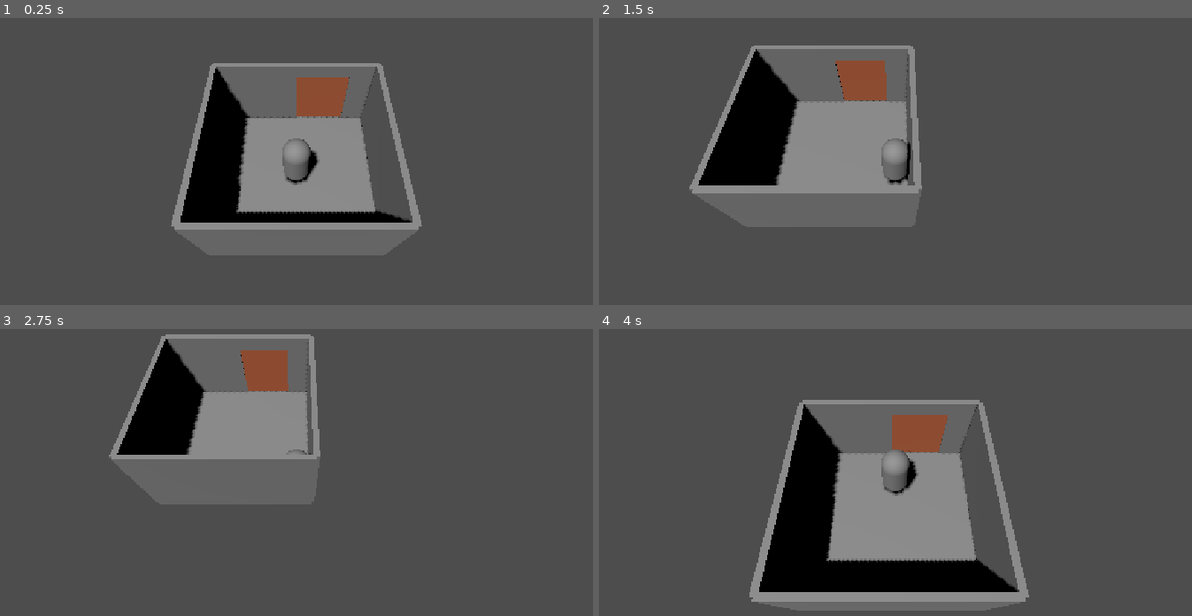
Above: before the commit, frames 1-4 (two rows, left to right).
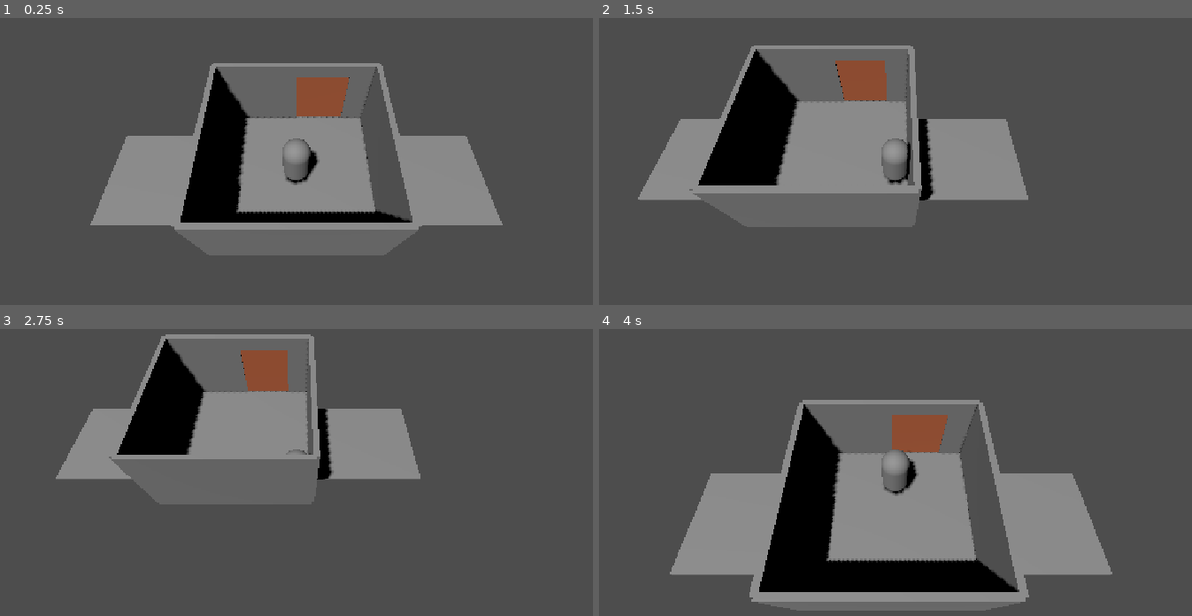
Above: after the commit, the same moments.

Repository: isolatedspace/hero-cell
Game: Godot game, scene res://hero_cell.tscn
The game is run twice, just before and just after one commit, with the same random seed, the same clock (stepped at 60 frames per second) and the same inputs. The project has no main scene, so this scene is started directly.
Inputs:
- Up to frame 1 (0.25 s): no input
- Up to frame 2 (1.5 s): tap Enter at 0.5 s; hold D (move_right) 0.53-1.28 s; hold S (move_down) from 1.28 s (still down)
- Up to frame 3 (2.75 s): release S (move_down) at 2.03 s; hold D (move_right) from 2.03 s (still down)
- Up to frame 4 (4 s): tap Space at 2.75 s; release D (move_right) at 2.78 s; hold W (move_up) 2.78-3.53 s; hold A (move_left) from 3.53 s (still down)

The runs differ from the first frame. In frame 1, 7.7% of the frame differs, in the area x 15-85%, y 41-73%; in frame 2, 6.7%; in frame 3, 5.6%; in frame 4, 9.4%, in the area x 11-87%, y 50-86%.

Commit message:
Create modular corridor template and set up CSG floor

Diff:
--- /dev/null
+++ b/corridor.tscn
@@ -0,0 +1,7 @@
+[gd_scene format=3 uid="uid://bf5iiqtjlvsch"]
+
+[node name="Corridor" type="Node3D" unique_id=590340520]
+
+[node name="CorridorFloor" type="CSGBox3D" parent="." unique_id=1083526655]
+use_collision = true
+size = Vector3(15, 0.1, 4)
--- a/hero_cell.tscn
+++ b/hero_cell.tscn
@@ -152,5 +152,11 @@
 transform = Transform3D(1, 0, 0, 0, 1, 0, 0, 0, 1, 0, -1, 0)
 shape = SubResource("BoxShape3D_x15vi")
 
+[node name="Corridor" type="Node3D" parent="." unique_id=1967281950]
+
+[node name="CorridorFloor" type="CSGBox3D" parent="Corridor" unique_id=2040763123]
+use_collision = true
+size = Vector3(15, 0.1, 4)
+
 [connection signal="body_entered" from="Area3D" to="SlidingDoor" method="_on_area_3d_body_entered"]
 [connection signal="body_exited" from="Area3D" to="SlidingDoor" method="_on_area_3d_body_exited"]
